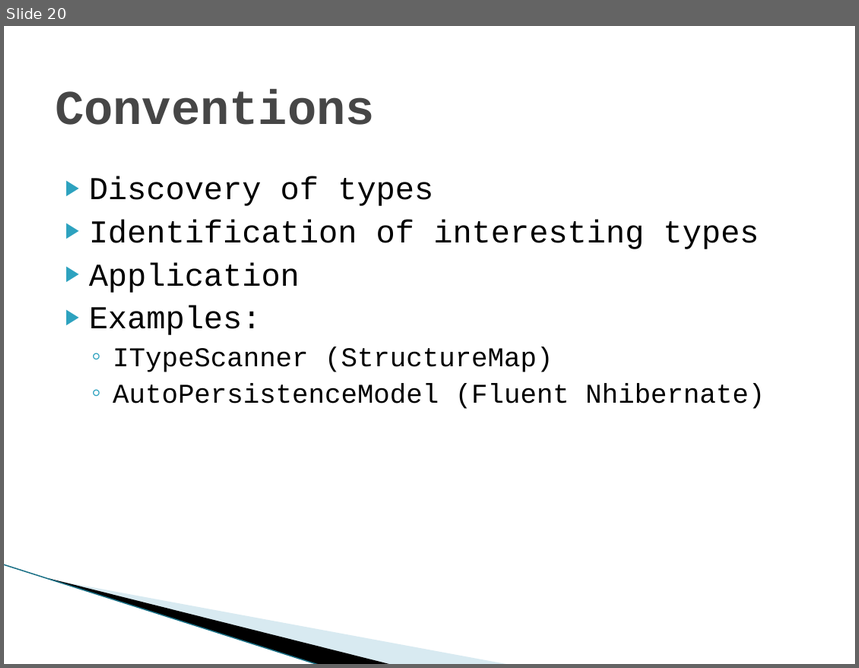
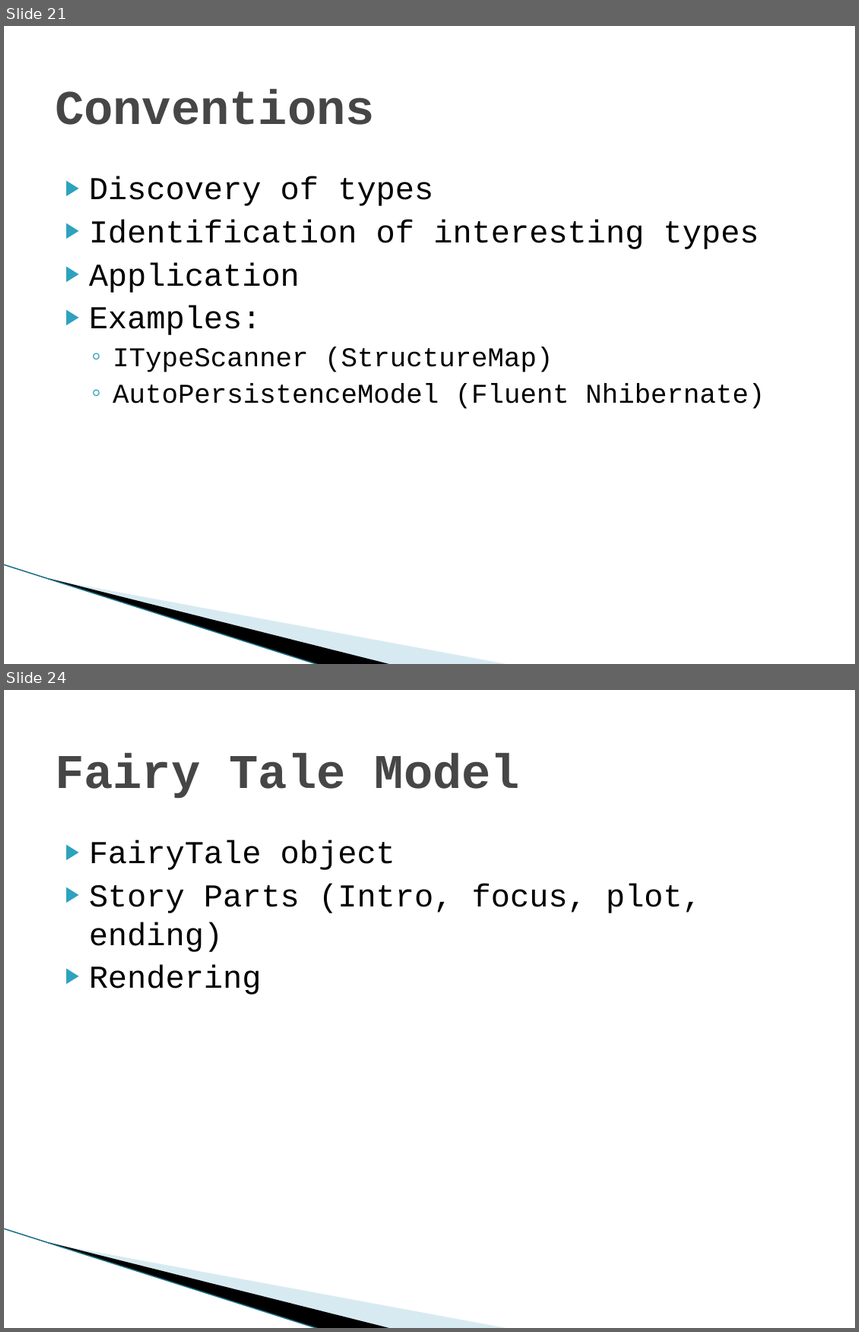
Before and after one commit to diabluchanskyi/pablo, a slide deck: presentations/chadmyers/InternalDSLs/doc/Internal Domain-specific Languages in CSharp.pptx. Shown one above the other, each under a label of ours: slide 20 before the commit, slides 21 and 24 after it; the slides between them are not shown. The pictures are 859x668 and 859x1332 pixels, drawn with LibreOffice and Linux fonts; fonts in the diff are those of the drawing; background and template pictures are left out. Boxes give left, top, right and bottom in pixels: in the first picture for what was removed or moved away, otherwise in the second. Text is boxed around its words. In the diff, an @@ line names an element or a change of style, - is before the commit and + after.

```diff
--- a/presentations/chadmyers/InternalDSLs/doc/Internal Domain-specific Languages in CSharp.pptx
+++ b/presentations/chadmyers/InternalDSLs/doc/Internal Domain-specific Languages in CSharp.pptx
@@ slide 24 added at (4,690,855,1328), background #FFFFFF; not listed: 3 template elements that a slide beside it also shows @@
@@ title added at (55,753,520,798), 41 pt, text #464646, bold @@
+Fairy Tale Model
@@ text added at (89,840,702,995), 27 pt, text #000000 @@
+▶ FairyTale object
+▶ Story Parts (Intro, focus, plot, ending)
+▶ Rendering
@@ what was slide 20 is now slide 21 @@
```
Also in this commit, not shown: 7 other slides added, 3 slides removed, 10 other files.
